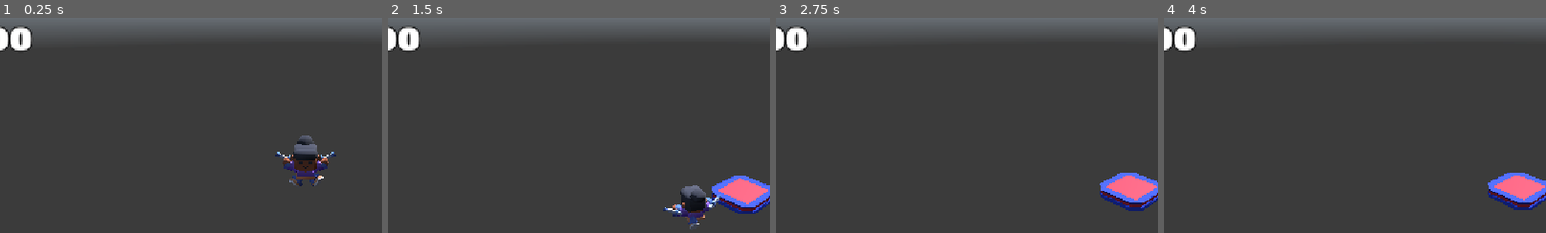
Above: before the commit, frames 1-4 (left to right).
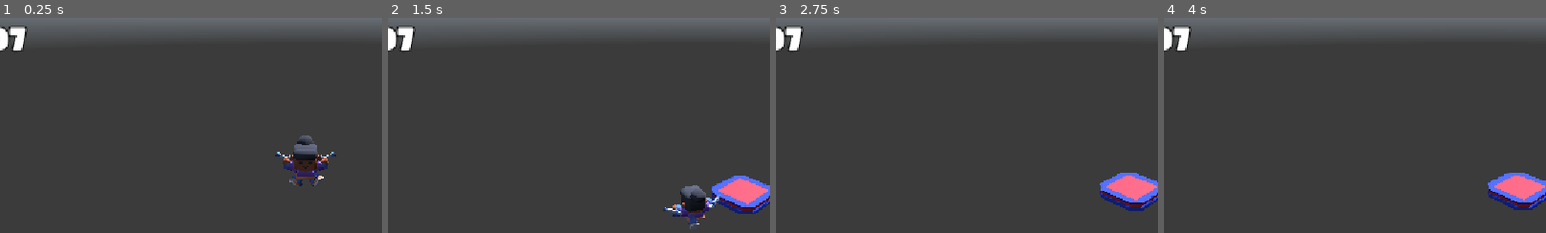
Above: after the commit, the same moments.

Repository: ChristiannYa/sky-pogo
Game: Godot game, scene res://scenes/game/game.tscn
The game is run twice, just before and just after one commit, with the same random seed, the same clock (stepped at 60 frames per second) and the same inputs. A sky picture missing from this copy of the repository is replaced by a grey-blue gradient. Sound files missing from this copy of the repository are replaced by a short silence.
Inputs:
- Up to frame 1 (0.25 s): no input
- Up to frame 2 (1.5 s): hold Right (ui_right) 0.53-1.28 s; tap Space (space) at 0.6, 1.35 s; hold Left (ui_left) from 1.28 s (still down)
- Up to frame 3 (2.75 s): release Left (ui_left) at 2.03 s; hold Right (ui_right) from 2.03 s (still down); tap Space (space) at 2.1 s
- Up to frame 4 (4 s): release Right (ui_right) at 2.78 s; hold Up (ui_up) 2.78-3.53 s; tap Space (space) at 2.85, 3.6 s; hold Left (ui_left) from 3.53 s (still down)
The pictures show only the part of the screen within x 10-60%, y 3-53%; the shares and areas given below are measured in that part.

The runs differ from the first frame. In frame 1, 0.5% of the frame differs, in the area x 2-9%, y 3-16%; in frame 2, 0.5%; in frame 3, 0.5%; in frame 4, 0.5%.

Commit message:
20-score

Diff:
--- a/game_ui/game_ui.gd
+++ b/game_ui/game_ui.gd
@@ -2,6 +2,7 @@
 
 
 @onready var game_over_color_rect: ColorRect = $GameOverColorRect
+@onready var score_label: Label = $MarginContainer/ScoreLabel
 
 
 func _unhandled_input(event: InputEvent):
@@ -13,7 +14,11 @@
 
 func _ready():
 	SignalHub.game_over.connect(on_game_over)
+	SignalHub.new_height.connect(on_new_height)
 
 func on_game_over():
 	game_over_color_rect.show()
 	get_tree().paused = true
+
+func on_new_height(height: int):
+	score_label.text = "%04d" % height
--- a/globals/signal_hub.gd
+++ b/globals/signal_hub.gd
@@ -3,9 +3,13 @@
 
 signal new_platform(pos: Vector3)
 signal game_over
+signal new_height(height: int)
 
 func emit_new_platform(pos: Vector3):
 	new_platform.emit(pos)
 
 func emit_game_over():
 	game_over.emit()
+
+func emit_new_height(height: int):
+	new_height.emit(height)
--- a/scenes/player/player.gd
+++ b/scenes/player/player.gd
@@ -14,6 +14,7 @@
 
 var _fall_off_y = 0.0
 var _fell_off = false
+var _best_height = 0
 
 func _ready():
 	_fall_off_y = position.y - _FALL_OFF_MARGIN
@@ -25,6 +26,7 @@
 	handle_movement()
 	handle_air_hop()
 	handle_animation()
+	update_height()
 	move_and_slide()
 
 func handle_gravity(delta: float):
@@ -59,6 +61,10 @@
 	if velocity.y > 0: animation_player.play("jump")
 	else: animation_player.play("fall")
 
+func update_height():
+	if position.y > _best_height:
+		_best_height = position.y
+		SignalHub.emit_new_height(int(_best_height))
 
 func _on_fallen_off_sound_finished() -> void:
 	SignalHub.emit_game_over()
